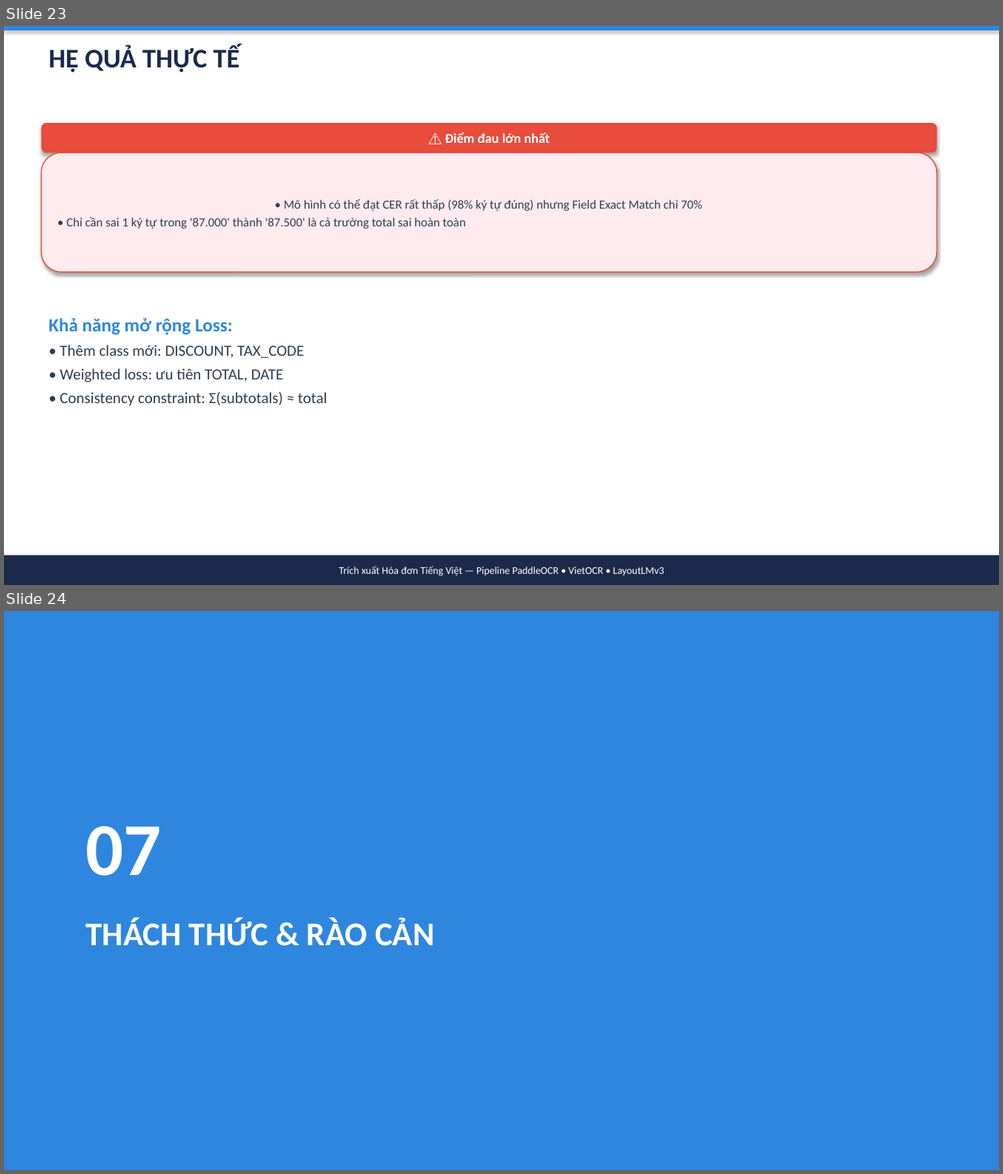
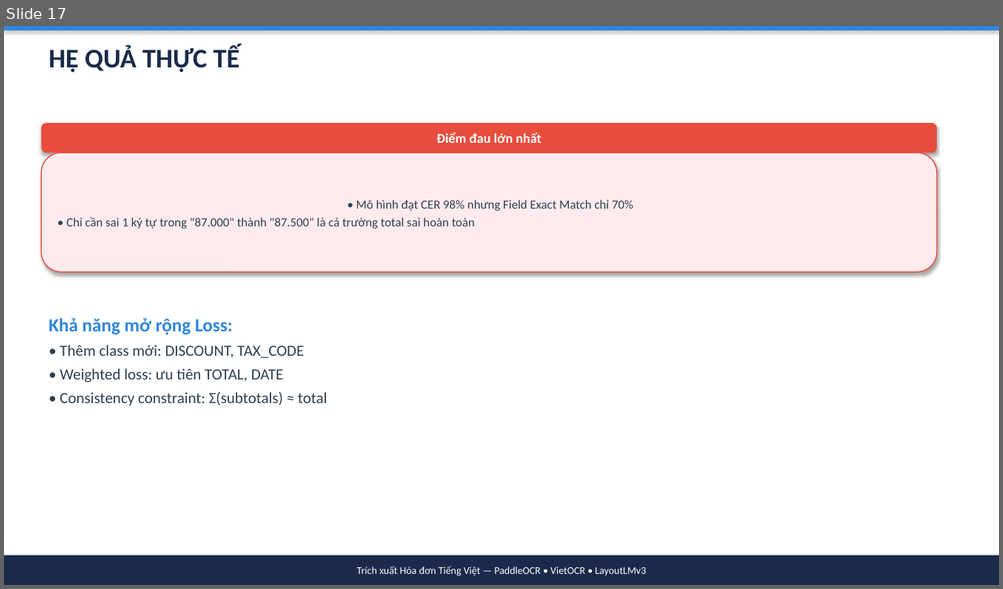
Before and after one commit to simasangggg/smartvn-report, a slide deck: slides/OCR-Presentation.pptx. Shown one above the other, each under a label of ours: slides 23 and 24 before the commit, slide 17 after it. The pictures are 1003x1174 and 1003x589 pixels, drawn with LibreOffice and Linux fonts; fonts in the diff are those of the drawing. Boxes give left, top, right and bottom in pixels: in the first picture for what was removed or moved away, otherwise in the second. Text is boxed around its words. In the diff, an @@ line names an element or a change of style, - is before the commit and + after.

Commit message:
refactor: OCR PPTX 21 slides với hình minh họa
- Giảm 29 → 21 slides (bỏ section dividers)
- Thêm 5 hình minh họa: Pipeline, Three-tiers, DB algorithm, VietOCR attention, LayoutLMv3
- Nội dung đầy đủ 8 phần như file PDF gốc

```diff
--- a/slides/OCR-Presentation.pptx
+++ b/slides/OCR-Presentation.pptx
@@ slide 24 removed at [4,611,999,1170], background #2E86DE @@
@@ text removed at [86,826,162,876] @@
-07
@@ text removed at [86,918,434,946] @@
-THÁCH THỨC & RÀO CẢN
@@ what was slide 23 is now slide 17 @@
@@ slide 17 changed as well @@
@@ text in rounded rectangle at [436,132,541,143]: text changed @@
-⚠ Điểm đau lớn nhất
+Điểm đau lớn nhất
@@ text in rounded rectangle at [66,200,633,229]: text changed @@
-• Mô hình có thể đạt CER rất thấp (98% ký tự đúng) nhưng Field Exact Match chỉ 70%
-• Chỉ cần sai 1 ký tự trong '87.000' thành '87.500' là cả trường total sai hoàn toàn
+• Mô hình đạt CER 98% nhưng Field Exact Match chỉ 70%
+• Chỉ cần sai 1 ký tự trong "87.000" thành "87.500" là cả trường total sai hoàn toàn
@@ text in rectangle at [357,566,646,577]: text changed @@
-Trích xuất Hóa đơn Tiếng Việt — Pipeline PaddleOCR • VietOCR • LayoutLMv3
+Trích xuất Hóa đơn Tiếng Việt — PaddleOCR • VietOCR • LayoutLMv3
```
Also in this commit, not shown: 20 other slides changed, 7 other slides removed, 6 other files.
